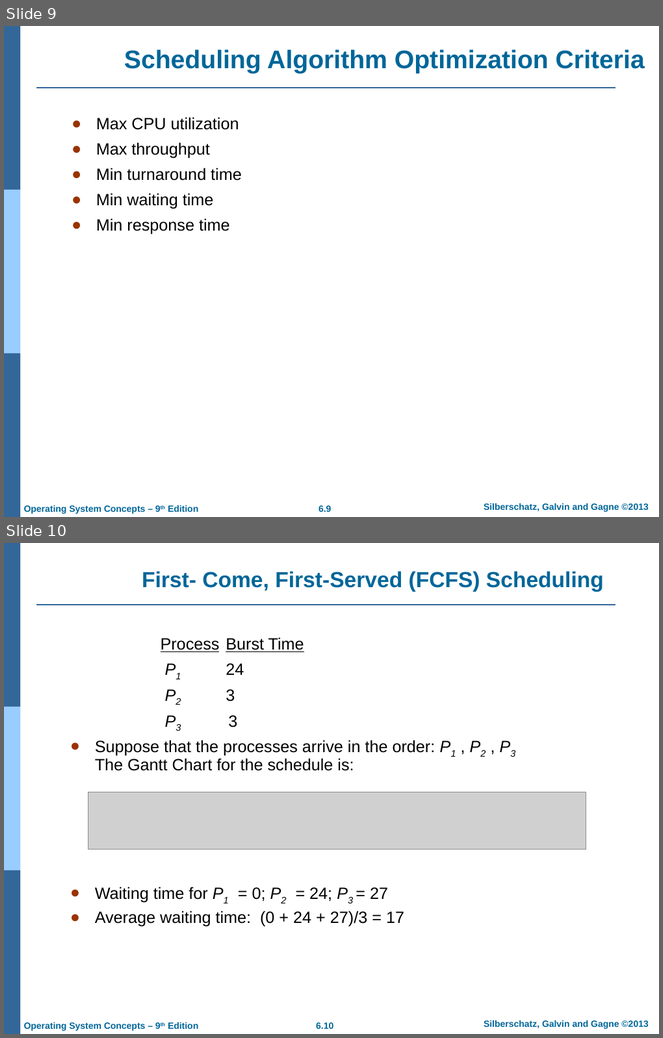
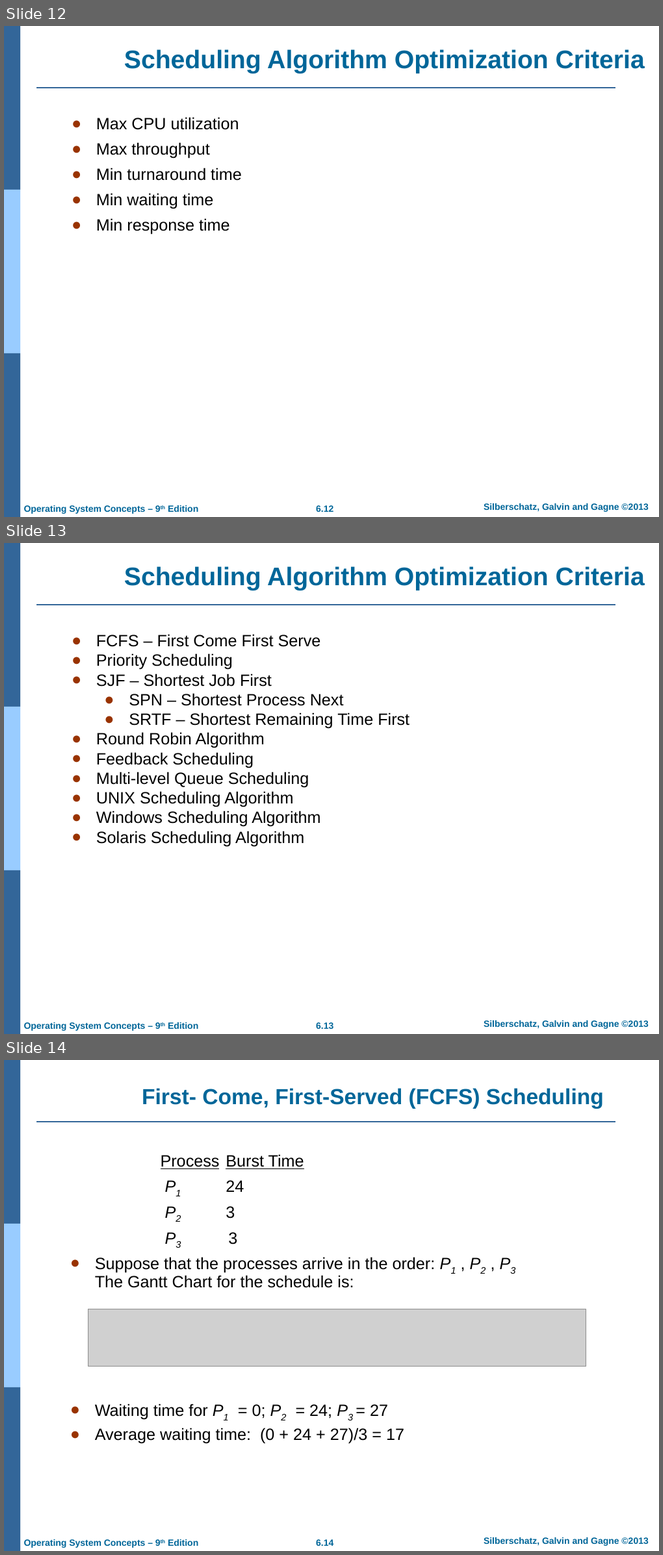
Before and after one commit to Rafi-afridi/OS, a slide deck: Lectures/CPU Scheduling.ppt.pptx. Shown one above the other, each under a label of ours: slides 9 and 10 before the commit, slides 12, 13 and 14 after it. The pictures are 663x1038 and 663x1555 pixels, drawn with LibreOffice and Linux fonts; fonts in the diff are those of the drawing; grey boxes stand for pictures; background and template pictures are left out. Boxes give left, top, right and bottom in pixels: in the first picture for what was removed or moved away, otherwise in the second. Text is boxed around its words. In the diff, an @@ line names an element or a change of style, - is before the commit and + after.

```diff
--- a/Lectures/CPU Scheduling.ppt.pptx
+++ b/Lectures/CPU Scheduling.ppt.pptx
@@ slide 13 added at <box>4,543,659,1034</box>, background #FFFFFF; not listed: 7 template elements that a slide beside it also shows @@
@@ title added at <box>124,566,645,590</box>, 28 pt, text #006699, bold @@
+Scheduling Algorithm Optimization Criteria
@@ text added at <box>96,634,410,847</box>, 18 pt, text #000000 @@
+● FCFS – First Come First Serve
+● Priority Scheduling
+● SJF – Shortest Job First
+  ● SPN – Shortest Process Next
+  ● SRTF – Shortest Remaining Time First
+● Round Robin Algorithm
+● Feedback Scheduling
+● Multi-level Queue Scheduling
+● UNIX Scheduling Algorithm
+● Windows Scheduling Algorithm
+● Solaris Scheduling Algorithm
@@ what was slide 9 is now slide 12 @@
@@ page number at <box>316,506,334,512</box>: text changed @@
-6.9
+6.12
@@ what was slide 10 is now slide 14 @@
@@ page number at <box>316,1540,334,1546</box>: text changed @@
-6.10
+6.14
```
Also in this commit, not shown: 5 slides changed, 8 other slides added, 5 slides removed, 10 other files.
